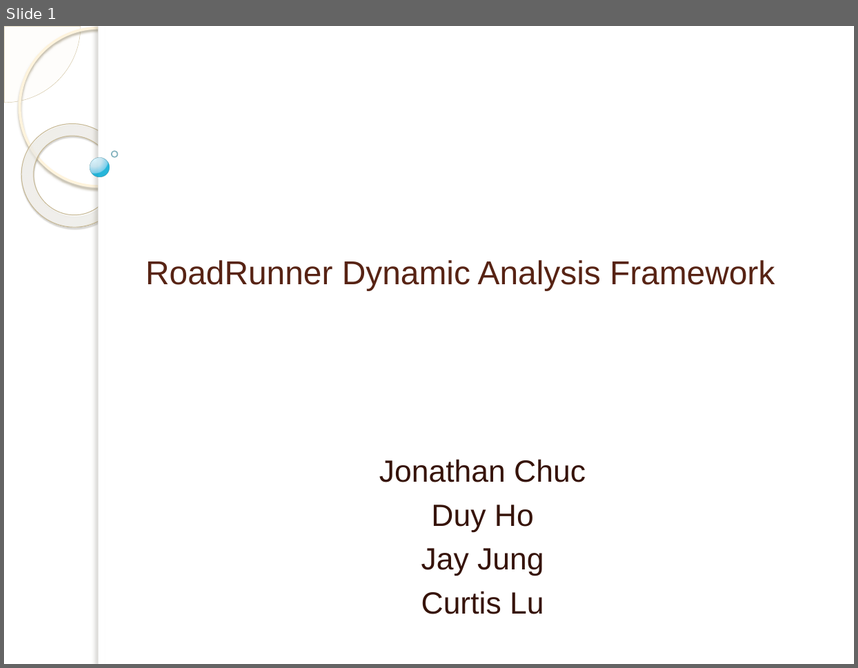
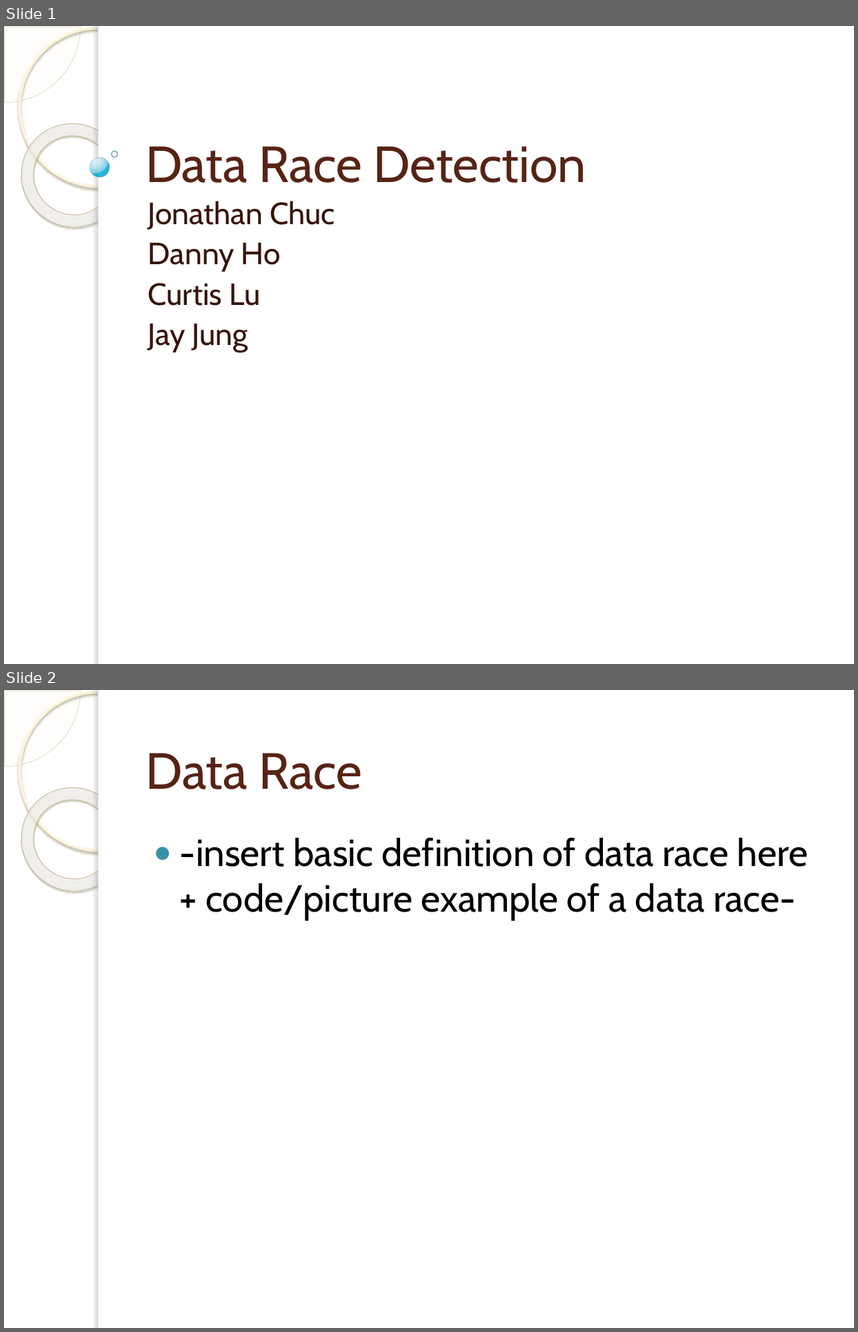
Before and after one commit to curtislu/CS356Projects, a slide deck: roadrunner.pptx. Shown one above the other, each under a label of ours: slide 1 before the commit, slides 1 and 2 after it. The pictures are 858x668 and 858x1332 pixels, drawn with LibreOffice and Linux fonts; fonts in the diff are those of the drawing; background and template pictures are left out. Boxes give left, top, right and bottom in pixels: in the first picture for what was removed or moved away, otherwise in the second. Text is boxed around its words. In the diff, an @@ line names an element or a change of style, - is before the commit and + after.

```diff
--- a/roadrunner.pptx
+++ b/roadrunner.pptx
@@ slide 2 added at (x1=4, y1=690, x2=854, y2=1328), background picture (left out); not listed: 5 template elements that a slide beside it also shows @@
@@ title added at (x1=146, y1=753, x2=363, y2=789), 43 pt, text #572314 @@
+Data Race
@@ text added at (x1=180, y1=838, x2=809, y2=920), 32 pt, text #000000 @@
+● -insert basic definition of data race here + code/picture example of a data race-
@@ slide 1 changed as well @@
@@ title at (x1=145, y1=146, x2=586, y2=183): text changed; size 28 to 43 pt; font Arial to Cabin @@
-RoadRunner Dynamic Analysis Framework
+Data Race Detection
@@ subtitle "Jonathan Chuc" moved from (x1=379, y1=459, x2=586, y2=614) to (x1=148, y1=201, x2=335, y2=352) @@
@@ subtitle at (x1=148, y1=201, x2=335, y2=352): font Arial to Cabin in "Jonathan Chuc", "Jay Jung"; alignment centre to left; line spacing 1 to 0.9 @@
@@ subtitle at (x1=148, y1=243, x2=281, y2=305): text changed; font Arial to Cabin @@
-Duy Ho
+Danny Ho
+Curtis Lu
@@ subtitle at (x1=421, y1=590, x2=544, y2=614): paragraph removed @@
-Curtis Lu
```
Also in this commit, not shown: 4 other slides changed, 1 slide removed.
